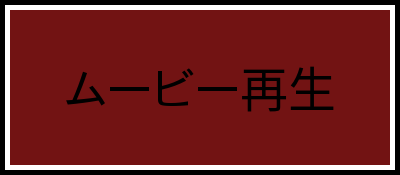
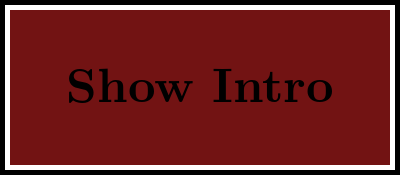
Layered file, before and after one edit (400 x 175). Changes by layer:
renamed "ムービー再生" to "Show Intro", painted on it over [66, 66, 334, 112]
